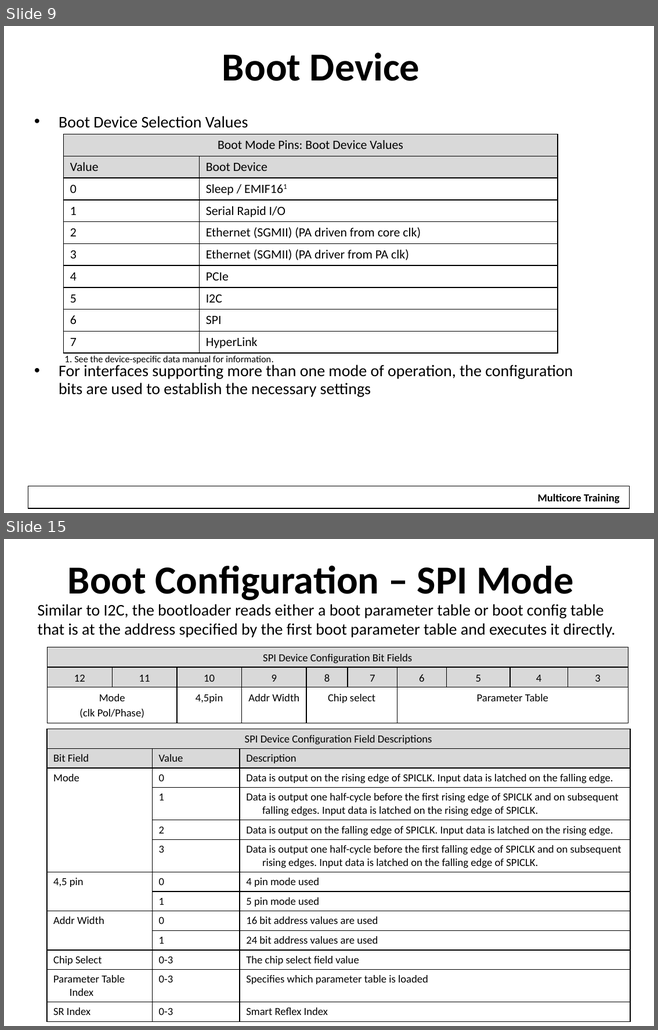
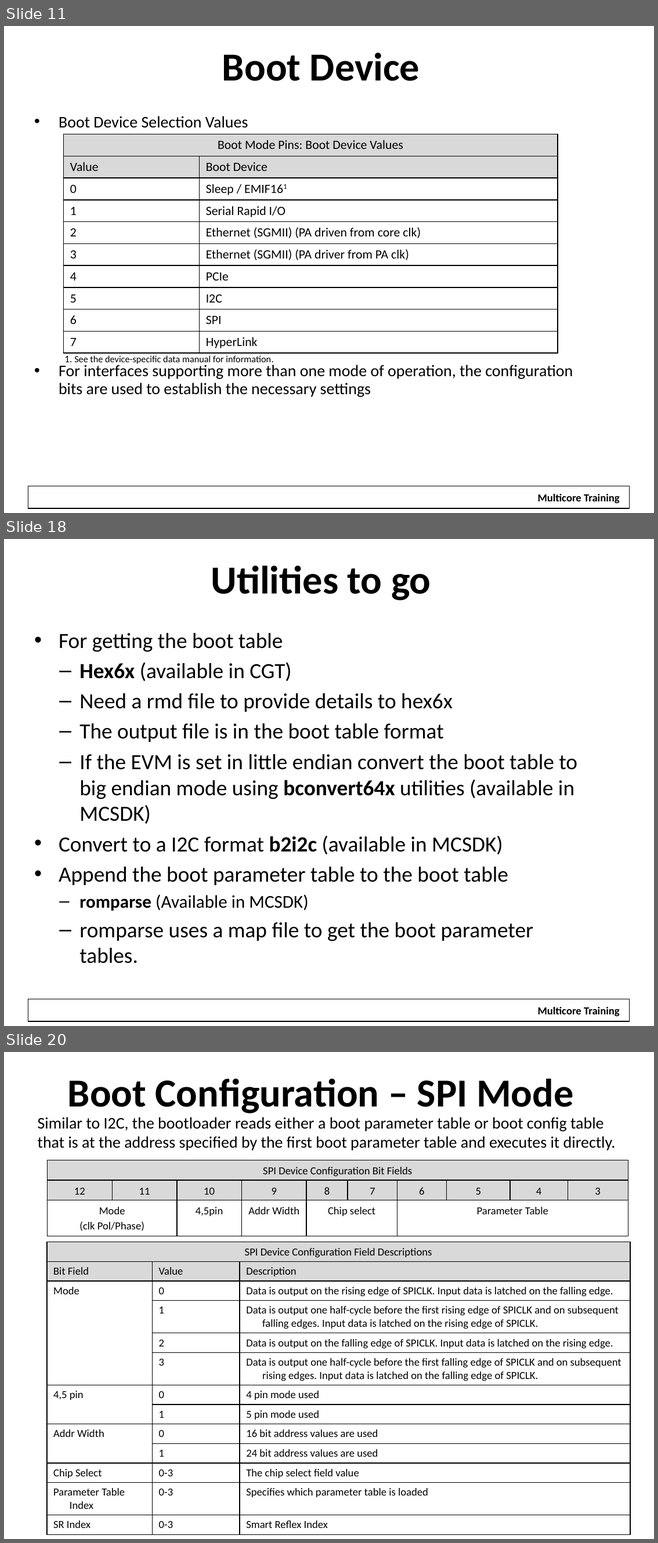
Before and after one commit to hari1989/keystone-workshop, a slide deck: slides/KeyStone Bootloader.pptx. Shown one above the other, each under a label of ours: slides 9 and 15 before the commit, slides 11, 18 and 20 after it; the slides between them are not shown. The pictures are 658x1030 and 658x1543 pixels, drawn with LibreOffice and Linux fonts; fonts in the diff are those of the drawing; background and template pictures are left out. Boxes give left, top, right and bottom in pixels: in the first picture for what was removed or moved away, otherwise in the second. Text is boxed around its words. In the diff, an @@ line names an element or a change of style, - is before the commit and + after.

```diff
--- a/slides/KeyStone Bootloader.pptx
+++ b/slides/KeyStone Bootloader.pptx
@@ slide 18 added at [4,539,654,1026], background #FFFFFF; not listed: 2 template elements that a slide beside it also shows @@
@@ title added at [210,566,431,600], 44 pt, text #000000, bold @@
+Utilities to go
@@ text added at [59,633,577,964], 24 pt, text #000000 @@
+• For getting the boot table
+  – Hex6x (available in CGT)
+  – Need a rmd file to provide details to hex6x
+  – The output file is in the boot table format
+  – If the EVM is set in little endian convert the boot table to big endian mode using bconvert64x utilities (available in MCSDK)
+• Convert to a I2C format b2i2c (available in MCSDK)
+• Append the boot parameter table to the boot table
+  – romparse (Available in MCSDK)
+  – romparse uses a map file to get the boot parameter tables.
@@ what was slide 9 is now slide 11 @@
@@ what was slide 15 is now slide 20 @@
```
Also in this commit, not shown: 12 slides changed, 7 other slides added.
